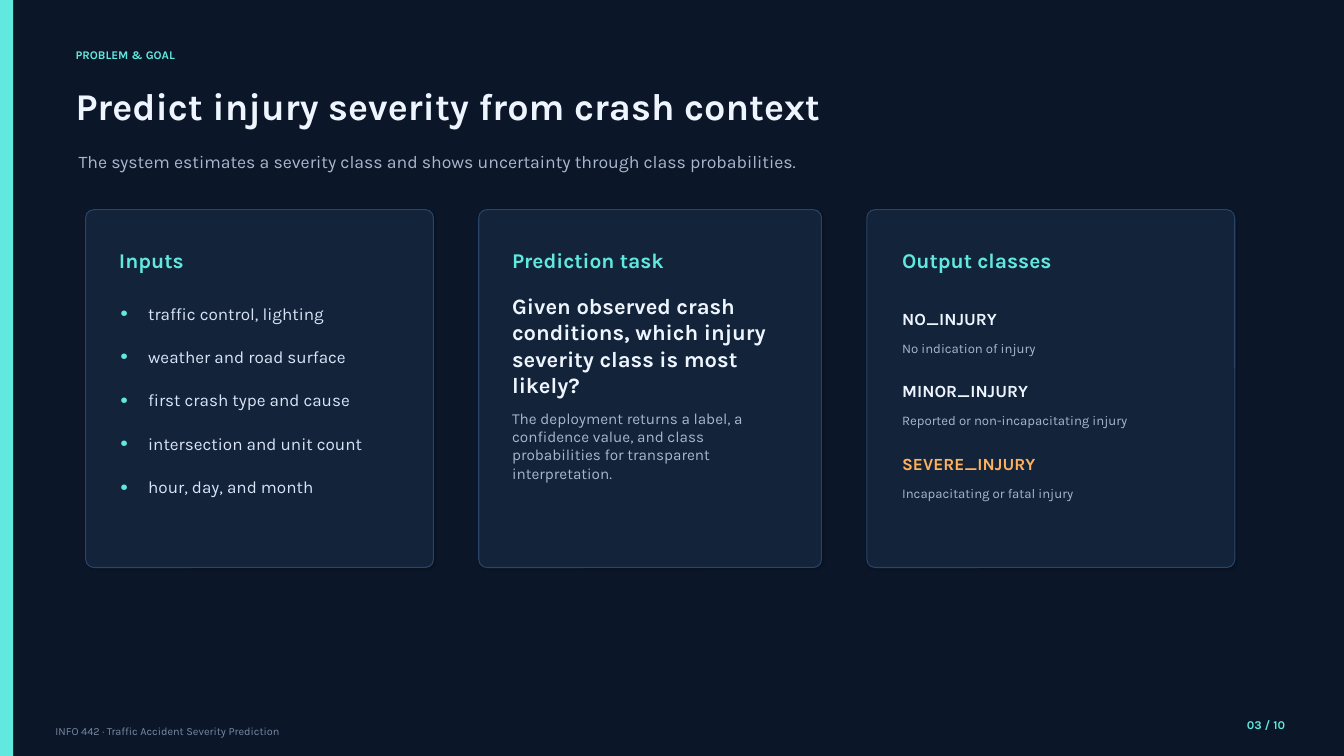
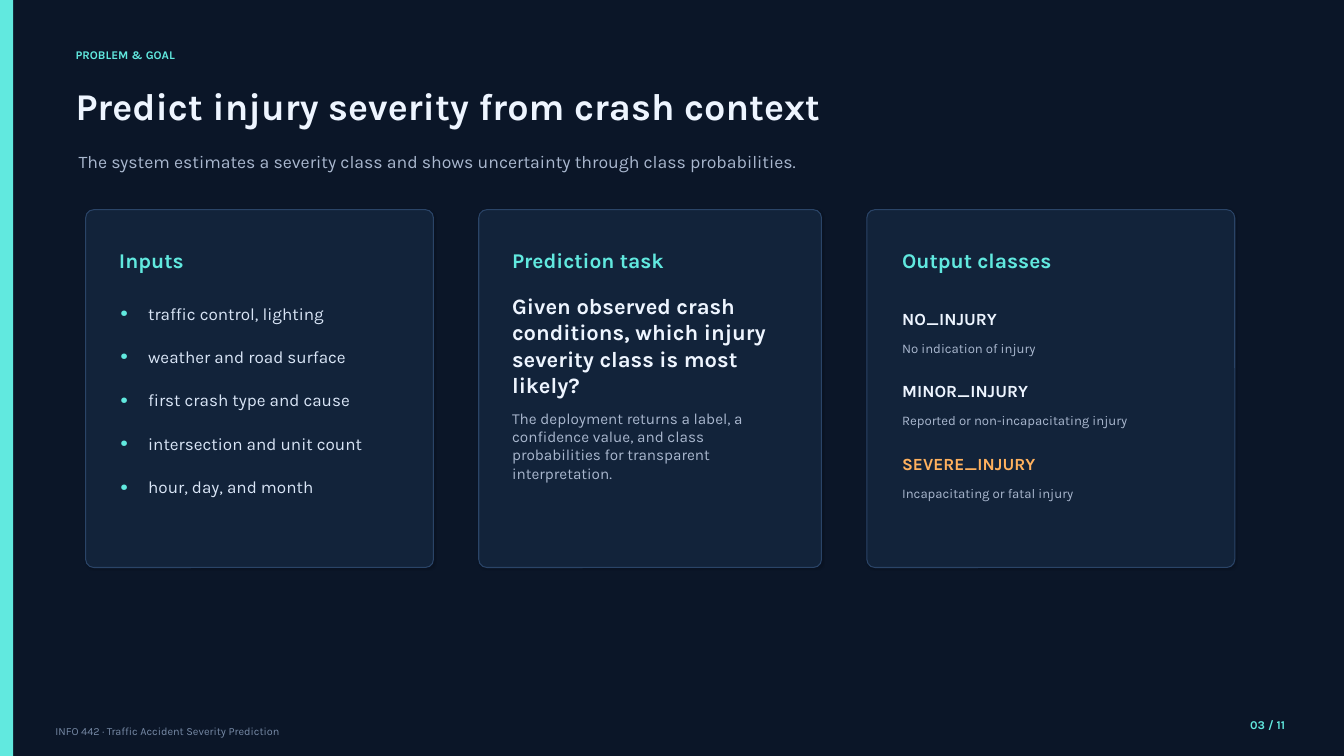
Before and after one commit to Voren0924/LZU-INFO442-Traffic-Accident-Severity-Prediction, a slide deck: slide 3 of M6_Final_Deployment_Report_Presentation/presentation/Presentation.pptx. Drawn at 1344x756 pixels with LibreOffice and Linux fonts; fonts in the diff are those of the drawing. Boxes give left, top, right and bottom in pixels: in the first picture for what was removed or moved away, otherwise in the second. Text is boxed around its words. In the diff, an @@ line names an element or a change of style, - is before the commit and + after.

```diff
--- a/M6_Final_Deployment_Report_Presentation/presentation/Presentation.pptx
+++ b/M6_Final_Deployment_Report_Presentation/presentation/Presentation.pptx
@@ text at <box>1250,721,1286,729</box>: text changed @@
-03 / 10
+03 / 11
```
Also in this commit, not shown: 9 other slides changed, 1 slide added.
